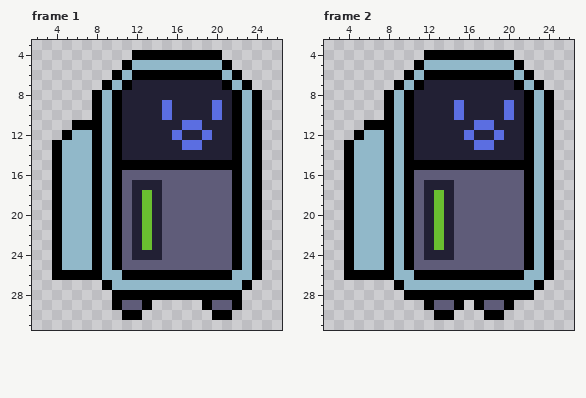
Two states of a pixel-art file, assets_source/aseprite/animations/player/player_fall.aseprite. Above is the file before it was changed.
32x32 pixels, 2 frames. Shown: frame 1: x 2..26, y 3..31; frame 2: x 2..26, y 3..31.
And afterwards:
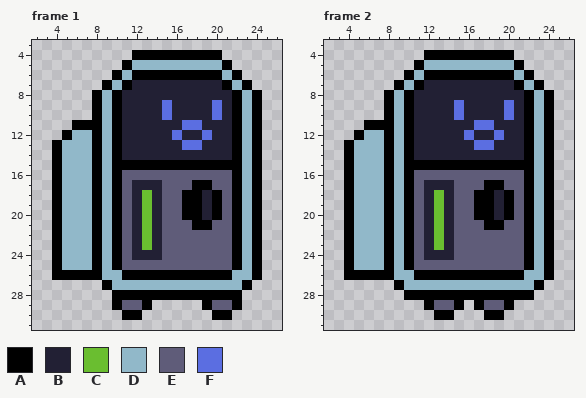
Palette (. is transparent): A #000000  B #222034  C #6abe30  D #91b8c9  E #5f5c79  F #5b6ee1
Edits made:
Frame 1:
y 17: x 18..19 EE -> AA
y 18..20: x 17..20 EEEE -> AABA
y 21: x 18..19 EE -> AA
Frame 2: the same change as frame 1
Where, in picture pixels (left, top, right, bottom), the same in both pictures:
changed: (182, 180, 222, 230)
changed: (474, 180, 514, 230)
